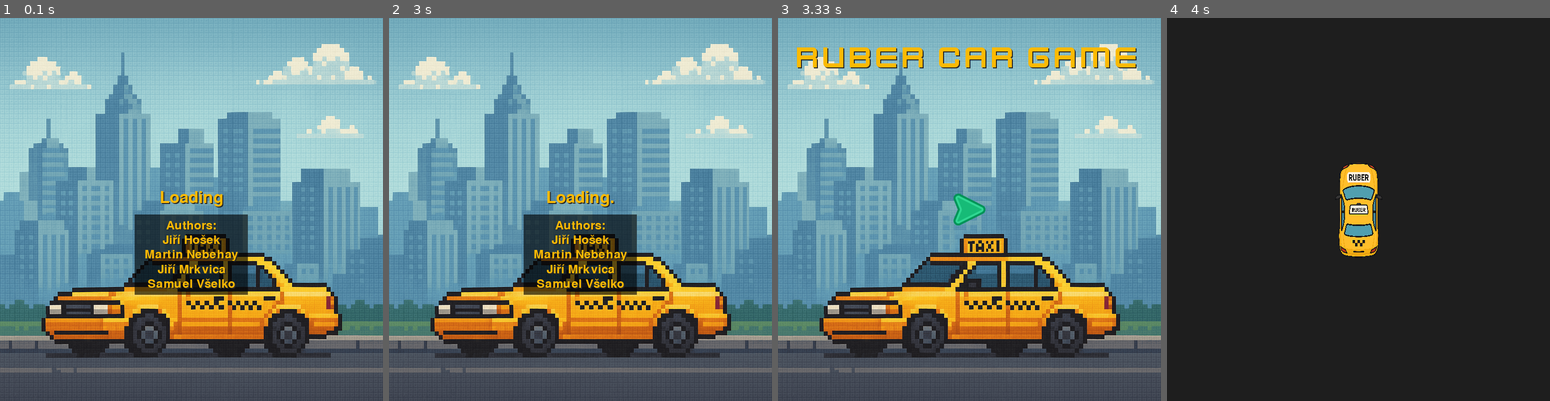
Above: before the commit, frames 1-4 (left to right).
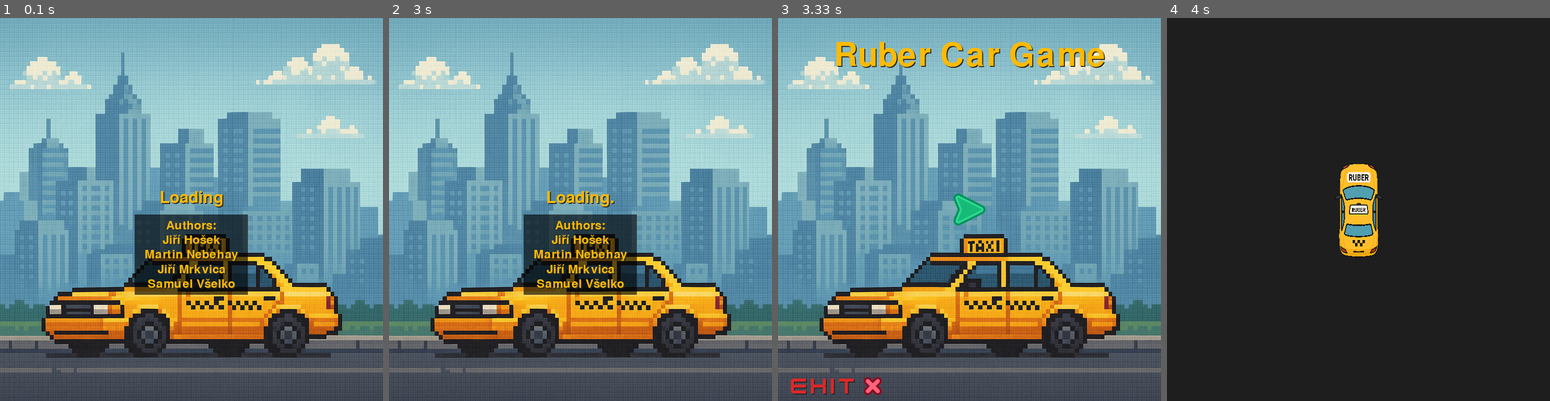
Above: after the commit, the same moments.

Repository: jirihos/UUN-Pygame-workshop
Game: pygame game, started from src/main.py
Two runs of this game, one before a commit and one after it. Both use one fixed random seed, a clock stepped at 60 frames per second and the inputs below.
Inputs (mouse positions are in pixels of both pictures, inside the frame that each line leads up to):
- Up to frame 1 (0.1 s): no input
- Up to frame 2 (3 s): click (404, 385) at 0.38 s; hold S from 2.9 s (still down)
- Up to frame 3 (3.33 s): keep holding S
- Up to frame 4 (4 s): release S at 3.37 s; click (1358, 209) at 3.88 s

Frames 1-2 are identical in both runs. In frame 3, 3.5% of the frame differs, in the area x 3-94%, y 6-99%; in frame 4, nothing differs.

Commit message:
Enhance MenuButton functionality and add Exit button to MainMenu

Diff:
--- a/src/menubutton.py
+++ b/src/menubutton.py
@@ -2,14 +2,24 @@
 import os
 
 class MenuButton(pygame.sprite.Sprite):
-    def __init__(self, x, y, callback, play_color=(252, 186, 3)):
+    def __init__(
+        self, x, y, callback, text="Play", play_color=(252, 186, 3),
+        icon_idle=None, icon_hover=None, icon_click=None
+    ):
         super().__init__()
         base_path = os.path.dirname(__file__)  # path to src
         font_path = os.path.join(base_path, "fonts/Kenney_Future.ttf")
 
-        self.image_idle = pygame.image.load(os.path.join(base_path, "tiles/menu/arrow_decorative_e_green.png")).convert_alpha()
-        self.image_hover = pygame.image.load(os.path.join(base_path, "tiles/menu/arrow_decorative_e_yellow.png")).convert_alpha()
-        self.image_click = pygame.image.load(os.path.join(base_path, "tiles/menu/arrow_decorative_e_grey.png")).convert_alpha()
+        if icon_idle is None:
+            icon_idle = os.path.join(base_path, "tiles/menu/arrow_decorative_e_green.png")
+        if icon_hover is None:
+            icon_hover = os.path.join(base_path, "tiles/menu/arrow_decorative_e_yellow.png")
+        if icon_click is None:
+            icon_click = os.path.join(base_path, "tiles/menu/arrow_decorative_e_grey.png")
+
+        self.image_idle = pygame.image.load(icon_idle).convert_alpha()
+        self.image_hover = pygame.image.load(icon_hover).convert_alpha()
+        self.image_click = pygame.image.load(icon_click).convert_alpha()
 
         self.image = self.image_idle
         self.rect = self.image.get_rect(center=(x, y))
@@ -20,7 +30,9 @@
 
         # Font for "Play" text
         self.font = pygame.font.Font(font_path, 48)
-        self.text_surface = self.font.render("Play", True, play_color)
+        self.text = text
+        self.text_color = play_color
+        self.text_surface = self.font.render(self.text, True, self.text_color)
 
     def update(self):
         mouse_pos = pygame.mouse.get_pos()
@@ -42,14 +54,14 @@
             self.hovered = False
 
     def draw(self, surface):
-        offset = 100 if self.hovered else 0
+        offset = 160 if self.hovered else 0
         arrow_pos = (self.rect.x + offset, self.rect.y)
         if self.hovered:
-            # Draw "Play" text with shadow to the left of the arrow
+            # Draw text with shadow to the left of the arrow
             text_x = arrow_pos[0] - self.text_surface.get_width() - 10
             text_y = arrow_pos[1] + (self.image.get_height() - self.text_surface.get_height()) // 2
-            # Shadow
-            shadow_surface = self.font.render("Play", True, (40, 40, 40))
+            # Shadow uses the actual button text
+            shadow_surface = self.font.render(self.text, True, (40, 40, 40))
             surface.blit(shadow_surface, (text_x + 2, text_y + 2))
             surface.blit(self.text_surface, (text_x, text_y))
         surface.blit(self.image, arrow_pos)
--- a/src/scenes/mainmenu.py
+++ b/src/scenes/mainmenu.py
@@ -10,16 +10,16 @@
         self.screen = screen
         self.switch_to_game = switch_to_game
 
-        # Load background image
+        self.title_text = "Ruber Car Game"
+        self.title_color = (252, 186, 3)
+        self.title_font = pygame.font.SysFont(None, 96)
+        self.title_anim_time = 0
+
+        # Definujte base_path zde:
         base_path = os.path.dirname(os.path.dirname(__file__))  # path to src
+
+        # Load background image or fill color
         self.background = pygame.image.load(os.path.join(base_path, "tiles/menu/background.png")).convert()
-
-        # Animated title setup
-        font_path = os.path.join(base_path, "fonts/Kenney_Future.ttf")
-        self.title_font = pygame.font.Font(font_path, 64)
-        self.title_color = (252, 186, 3)
-        self.title_text = "Ruber Car Game"
-        self.title_anim_time = 0
 
         # Buttons
         self.buttons = pygame.sprite.Group()
@@ -27,7 +27,22 @@
             self.screen.get_width() // 2,
             self.screen.get_height() // 2,
             lambda: self.start_game(),
+            text="Play",
             play_color=self.title_color
+        ))
+        # Add Exit button
+        # Position Exit button at the bottom right corner
+        icon_size = 36
+        margin = 12
+        self.buttons.add(MenuButton(
+            margin + icon_size // 2,
+            self.screen.get_height() - margin - icon_size // 2,
+            lambda: self.exit_game(),
+            text="Exit",
+            play_color=(220, 40, 40),
+            icon_idle=os.path.join(base_path, "tiles/menu/icon_cross_red.png"),
+            icon_hover=os.path.join(base_path, "tiles/menu/icon_cross_red.png"),
+            icon_click=os.path.join(base_path, "tiles/menu/icon_cross_grey.png")
         ))
 
     def start_game(self):
@@ -113,3 +128,6 @@
                 button.draw(self.screen)
 
         pygame.display.flip()
+
+    def exit_game(self):
+        print("EXIT")
Binary file added: src/Tiles/menu/icon_cross_grey.png
Binary file added: src/Tiles/menu/icon_cross_red.png
